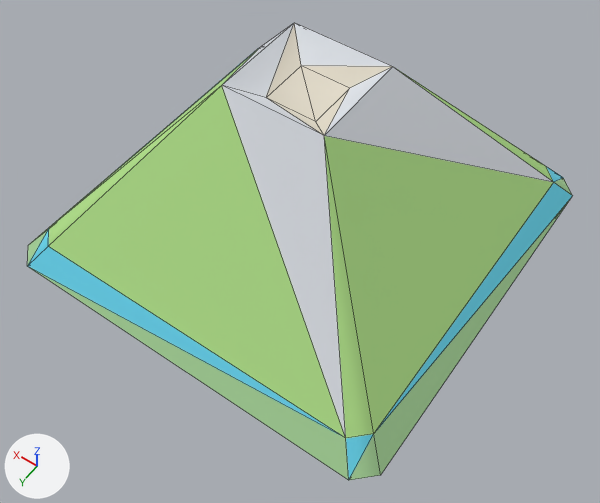
The glTF model example_game/world/props/roof-point.prop/model.glb as it was, and as the next commit left it.
One viewpoint serves both versions: a 50 mm camera at (-1.67, 2.4, 3.44) aimed at (-0.19, 0.33, 0.18). The axes (+X, +Y, +Z) are drawn at lower left. The lights are the same throughout. The first picture is the older version. Mesh edges are drawn as thin lines. Vertices at exactly the same position are counted once.

The first picture shows 'model'.
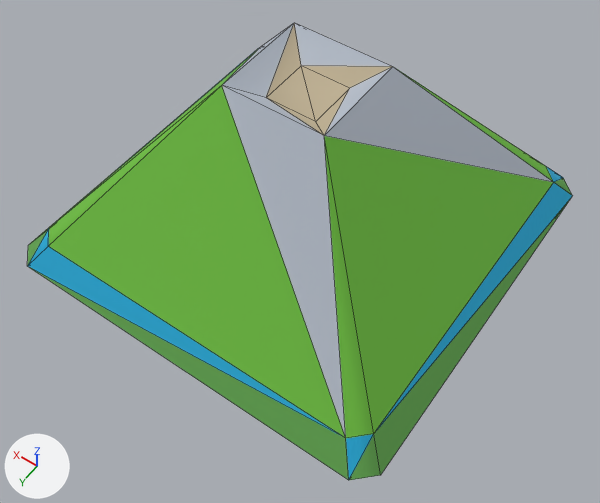
What changed in the scene script:
```text
Change me_model:
    where me_model.from_pydata(...)  # 24 vertices, 44 faces; spans x -1.1..1.1, y -1.1..1.1, z -0.02..0.98
    used by ob_model
    me_model part 1: 22 faces centred in x -1.07..1.07, y -1.07..1.07, z -0.02..0.4 are repainted in the vertex colours; the middle colour goes from green #a4d096 to green #5fa04d
    me_model part 2: 8 faces centred in x -0.52..0.52, y -0.52..0.52, z 0.69..0.95 are repainted in the vertex colours; the middle colour goes from white #dbdfe5 to light grey #b4bcc8
    me_model part 3: 8 faces centred in x -1.03..1.03, y -1.03..1.03, z 0.06 are repainted in the vertex colours; the middle colour goes from cyan #66d3ea to cyan #22a6d2
    me_model part 4: 6 faces centred in x -0.18..0.18, y -0.18..0.18, z 0.88..0.91 are repainted in the vertex colours; the middle colour goes from pale yellow #dfd8c7 to beige #bdaf92
```

Pixel boxes [x1, y1, x2, y2] of what changed, in the pictures (600 x 503 px):
part 1 of me_model, recoloured (darker)
    both: [27, 49, 572, 480]
part 2 of me_model, recoloured (white to light grey)
    both: [222, 23, 553, 437]
part 3 of me_model, recoloured
    both: [28, 48, 572, 479]
part 4 of me_model, recoloured (pale yellow to beige)
    both: [266, 23, 393, 135]
